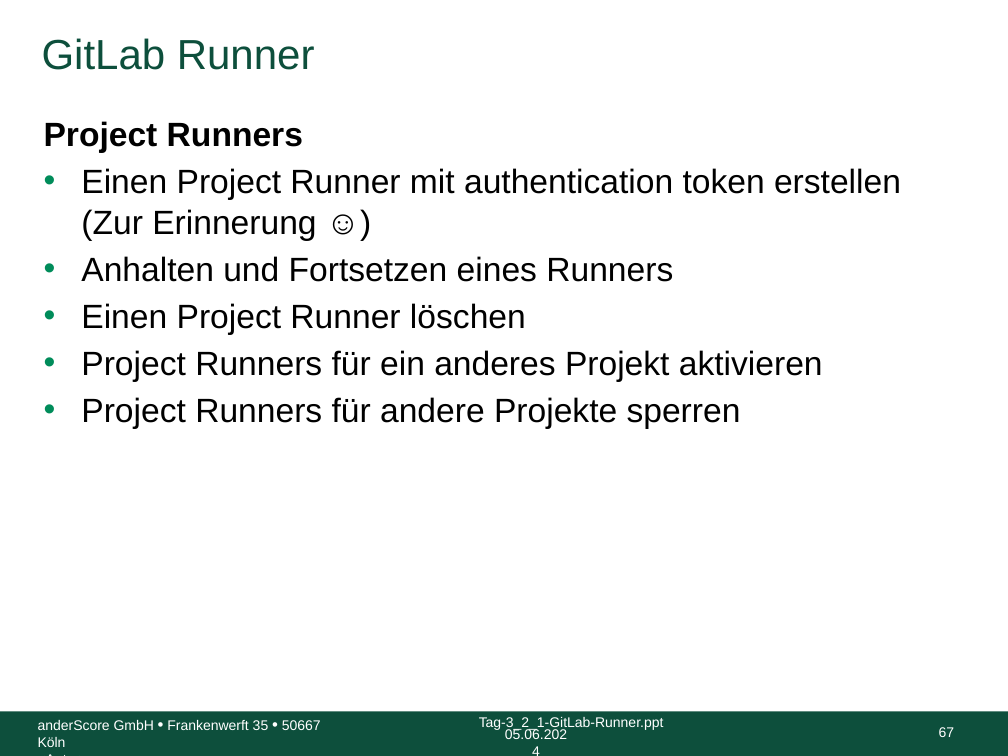
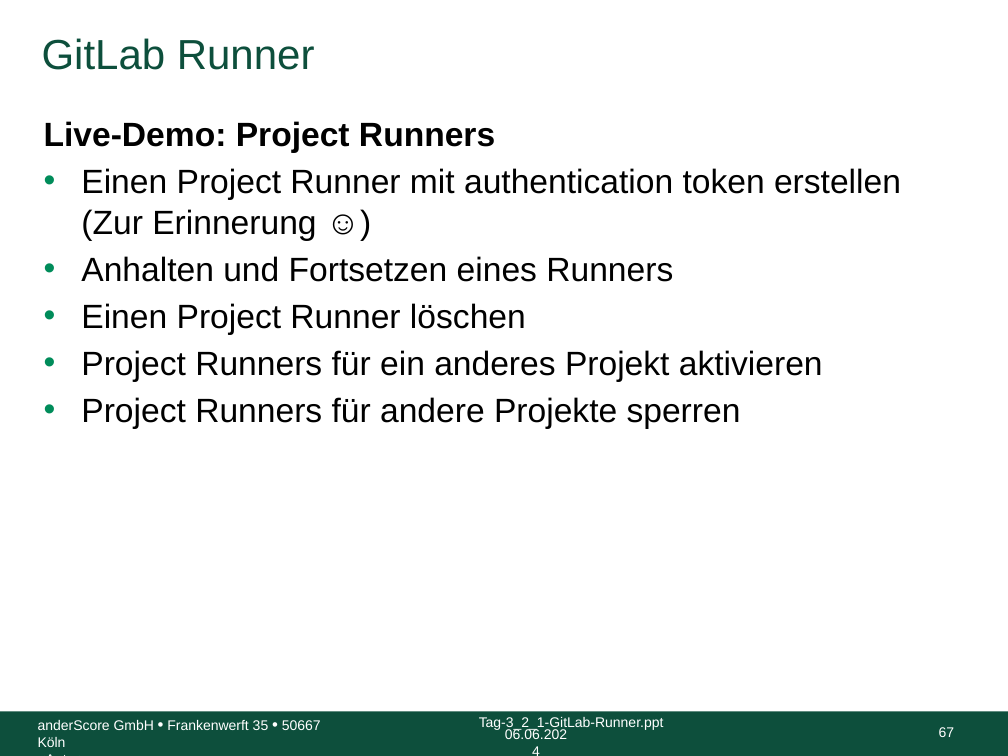
Before and after one commit to anderscore-gmbh/gitlab, a slide deck: slide 67 of slides/Tag-3_2_1-GitLab-Runner.pptx. Drawn at 1008x756 pixels with LibreOffice and Linux fonts; fonts in the diff are those of the drawing; background and template pictures are left out. Boxes give left, top, right and bottom in pixels: in the first picture for what was removed or moved away, otherwise in the second. Text is boxed around its words. In the diff, an @@ line names an element or a change of style, - is before the commit and + after.

```diff
--- a/slides/Tag-3_2_1-GitLab-Runner.pptx
+++ b/slides/Tag-3_2_1-GitLab-Runner.pptx
@@ text at [44,121,495,153]: text changed @@
-Project Runners
+Live-Demo: Project Runners
```
Also in this commit, not shown: 98 other slides changed.
